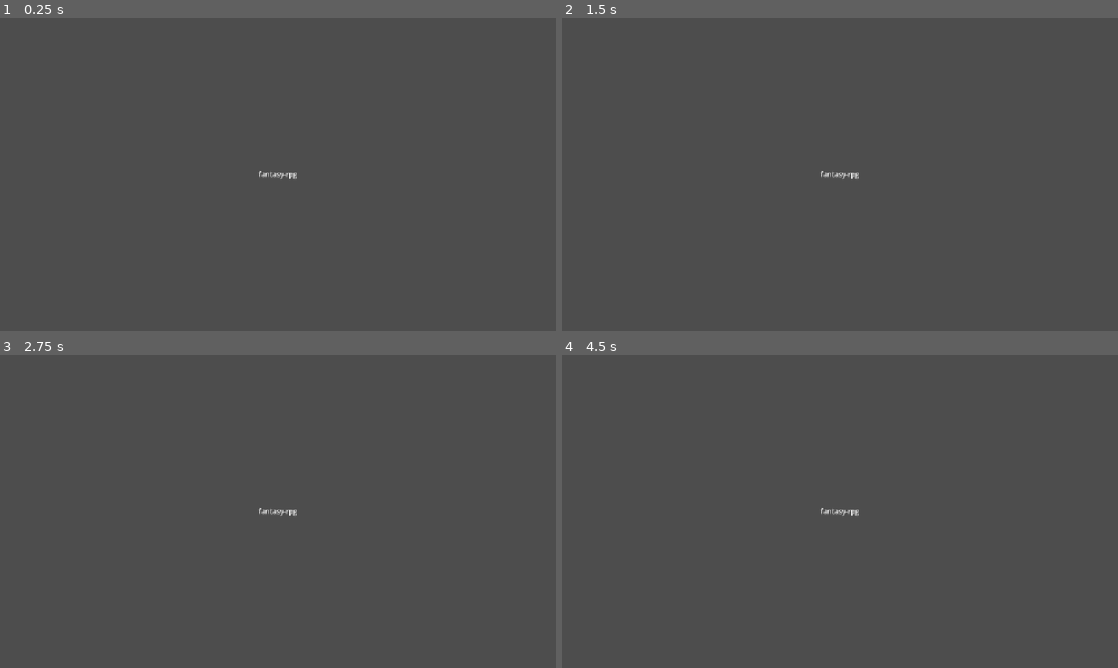
Above: before the commit, frames 1-4 (two rows, left to right).
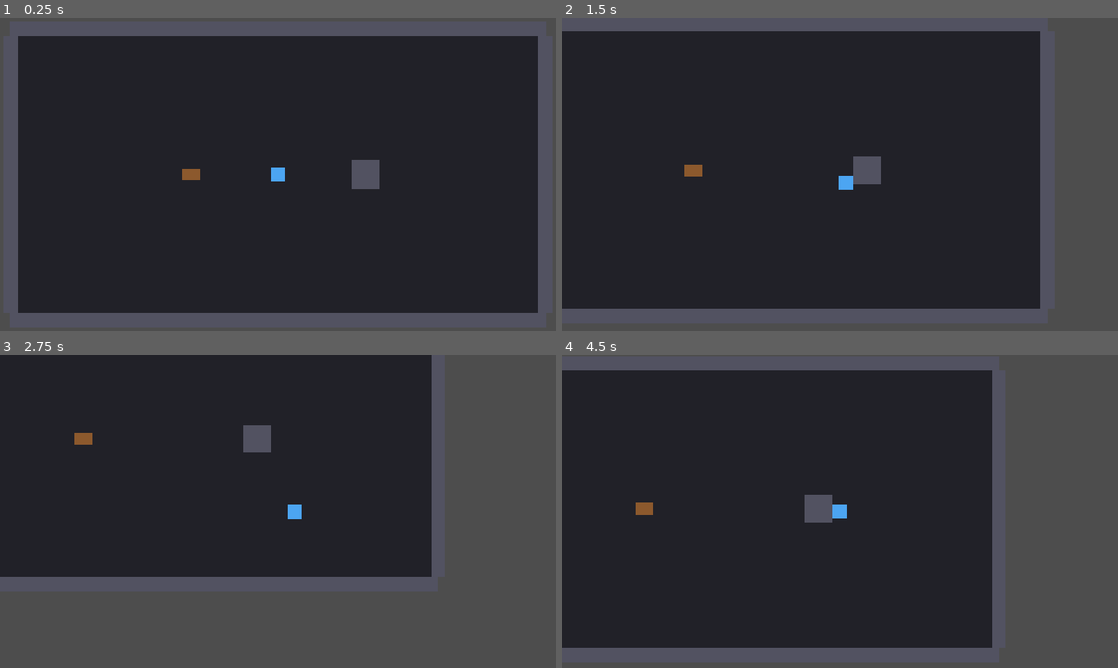
Above: after the commit, the same moments.

Repository: Fomiller/fantasy-rpg
Game: Godot game, scene res://scenes/main.tscn
Two runs of this game, one before a commit and one after it. Both use one fixed random seed, a clock stepped at 60 frames per second and the inputs below.
Inputs:
- Up to frame 1 (0.25 s): no input
- Up to frame 2 (1.5 s): tap Enter at 0.5 s; hold D (move_right, bound only after the commit) 0.53-1.28 s; tap E (interact, bound only after the commit) at 0.6, 1.35 s; hold S (move_down, bound only after the commit) from 1.28 s (still down)
- Up to frame 3 (2.75 s): release S (move_down, bound only after the commit) at 2.03 s; hold D (move_right, bound only after the commit) from 2.03 s (still down); tap E (interact, bound only after the commit) at 2.1 s
- Up to frame 4 (4.5 s): release D (move_right, bound only after the commit) at 2.78 s; hold W (move_up, bound only after the commit) 2.78-3.53 s; tap E (interact, bound only after the commit) at 2.85, 3.6, 4.35 s; hold A (move_left, bound only after the commit) from 3.53 s (still down)

The runs differ from the first frame. In frame 1, 82% of the frame differs, in the area x 3-97%, y 5-95%; in frame 2, 76%; in frame 3, 55%; in frame 4, 68%.

Commit message:
feat(FOM-92): top-down player controller with collision and interact
Co-Authored-By: Claude Opus 5.5 <noreply@anthropic.com>

Diff:
--- a/client/godot/project.godot
+++ b/client/godot/project.godot
@@ -24,3 +24,31 @@
 
 renderer/rendering_method="gl_compatibility"
 renderer/rendering_method.mobile="gl_compatibility"
+
+[input]
+
+move_up={
+"deadzone": 0.2,
+"events": [Object(InputEventKey,"resource_local_to_scene":false,"resource_name":"","device":-1,"window_id":0,"alt_pressed":false,"shift_pressed":false,"ctrl_pressed":false,"meta_pressed":false,"pressed":false,"keycode":0,"physical_keycode":87,"key_label":0,"unicode":0,"location":0,"echo":false,"script":null), Object(InputEventKey,"resource_local_to_scene":false,"resource_name":"","device":-1,"window_id":0,"alt_pressed":false,"shift_pressed":false,"ctrl_pressed":false,"meta_pressed":false,"pressed":false,"keycode":0,"physical_keycode":4194320,"key_label":0,"unicode":0,"location":0,"echo":false,"script":null)
+]
+}
+move_down={
+"deadzone": 0.2,
+"events": [Object(InputEventKey,"resource_local_to_scene":false,"resource_name":"","device":-1,"window_id":0,"alt_pressed":false,"shift_pressed":false,"ctrl_pressed":false,"meta_pressed":false,"pressed":false,"keycode":0,"physical_keycode":83,"key_label":0,"unicode":0,"location":0,"echo":false,"script":null), Object(InputEventKey,"resource_local_to_scene":false,"resource_name":"","device":-1,"window_id":0,"alt_pressed":false,"shift_pressed":false,"ctrl_pressed":false,"meta_pressed":false,"pressed":false,"keycode":0,"physical_keycode":4194322,"key_label":0,"unicode":0,"location":0,"echo":false,"script":null)
+]
+}
+move_left={
+"deadzone": 0.2,
+"events": [Object(InputEventKey,"resource_local_to_scene":false,"resource_name":"","device":-1,"window_id":0,"alt_pressed":false,"shift_pressed":false,"ctrl_pressed":false,"meta_pressed":false,"pressed":false,"keycode":0,"physical_keycode":65,"key_label":0,"unicode":0,"location":0,"echo":false,"script":null), Object(InputEventKey,"resource_local_to_scene":false,"resource_name":"","device":-1,"window_id":0,"alt_pressed":false,"shift_pressed":false,"ctrl_pressed":false,"meta_pressed":false,"pressed":false,"keycode":0,"physical_keycode":4194319,"key_label":0,"unicode":0,"location":0,"echo":false,"script":null)
+]
+}
+move_right={
+"deadzone": 0.2,
+"events": [Object(InputEventKey,"resource_local_to_scene":false,"resource_name":"","device":-1,"window_id":0,"alt_pressed":false,"shift_pressed":false,"ctrl_pressed":false,"meta_pressed":false,"pressed":false,"keycode":0,"physical_keycode":68,"key_label":0,"unicode":0,"location":0,"echo":false,"script":null), Object(InputEventKey,"resource_local_to_scene":false,"resource_name":"","device":-1,"window_id":0,"alt_pressed":false,"shift_pressed":false,"ctrl_pressed":false,"meta_pressed":false,"pressed":false,"keycode":0,"physical_keycode":4194321,"key_label":0,"unicode":0,"location":0,"echo":false,"script":null)
+]
+}
+interact={
+"deadzone": 0.2,
+"events": [Object(InputEventKey,"resource_local_to_scene":false,"resource_name":"","device":-1,"window_id":0,"alt_pressed":false,"shift_pressed":false,"ctrl_pressed":false,"meta_pressed":false,"pressed":false,"keycode":0,"physical_keycode":69,"key_label":0,"unicode":0,"location":0,"echo":false,"script":null)
+]
+}
--- /dev/null
+++ b/client/godot/scenes/chest.tscn
@@ -0,0 +1,16 @@
+[gd_scene load_steps=3 format=3]
+
+[ext_resource type="Script" path="res://scripts/chest.gd" id="1_chest"]
+
+[sub_resource type="RectangleShape2D" id="RectangleShape2D_chest"]
+size = Vector2(40, 28)
+
+[node name="Chest" type="StaticBody2D" groups=["interactable"]]
+script = ExtResource("1_chest")
+
+[node name="Body" type="Polygon2D" parent="."]
+color = Color(0.55, 0.35, 0.18, 1)
+polygon = PackedVector2Array(-20, -14, 20, -14, 20, 14, -20, 14)
+
+[node name="CollisionShape2D" type="CollisionShape2D" parent="."]
+shape = SubResource("RectangleShape2D_chest")
--- a/client/godot/scenes/main.tscn
+++ b/client/godot/scenes/main.tscn
@@ -1,16 +1,12 @@
-[gd_scene load_steps=2 format=3]
+[gd_scene load_steps=4 format=3]
 
 [ext_resource type="Script" path="res://scripts/main.gd" id="1_main"]
+[ext_resource type="PackedScene" path="res://scenes/test_room.tscn" id="2_room"]
+[ext_resource type="PackedScene" path="res://scenes/player.tscn" id="3_player"]
 
 [node name="Main" type="Node2D"]
 script = ExtResource("1_main")
 
-[node name="Camera2D" type="Camera2D" parent="."]
+[node name="TestRoom" parent="." instance=ExtResource("2_room")]
 
-[node name="Title" type="Label" parent="."]
-offset_left = -120.0
-offset_top = -12.0
-offset_right = 120.0
-offset_bottom = 12.0
-text = "fantasy-rpg"
-horizontal_alignment = 1
+[node name="Player" parent="." instance=ExtResource("3_player")]
--- /dev/null
+++ b/client/godot/scenes/player.tscn
@@ -0,0 +1,28 @@
+[gd_scene load_steps=4 format=3]
+
+[ext_resource type="Script" path="res://scripts/player.gd" id="1_player"]
+
+[sub_resource type="RectangleShape2D" id="RectangleShape2D_body"]
+size = Vector2(32, 32)
+
+[sub_resource type="CircleShape2D" id="CircleShape2D_interact"]
+radius = 48.0
+
+[node name="Player" type="CharacterBody2D"]
+motion_mode = 1
+script = ExtResource("1_player")
+
+[node name="Body" type="Polygon2D" parent="."]
+color = Color(0.3, 0.65, 0.95, 1)
+polygon = PackedVector2Array(-16, -16, 16, -16, 16, 16, -16, 16)
+
+[node name="CollisionShape2D" type="CollisionShape2D" parent="."]
+shape = SubResource("RectangleShape2D_body")
+
+[node name="InteractArea" type="Area2D" parent="."]
+
+[node name="CollisionShape2D" type="CollisionShape2D" parent="InteractArea"]
+shape = SubResource("CircleShape2D_interact")
+
+[node name="Camera2D" type="Camera2D" parent="."]
+position_smoothing_enabled = true
--- /dev/null
+++ b/client/godot/scenes/test_room.tscn
@@ -0,0 +1,32 @@
+[gd_scene load_steps=3 format=3]
+
+[ext_resource type="PackedScene" path="res://scenes/wall.tscn" id="1_wall"]
+[ext_resource type="PackedScene" path="res://scenes/chest.tscn" id="2_chest"]
+
+[node name="TestRoom" type="Node2D"]
+
+[node name="Floor" type="Polygon2D" parent="."]
+color = Color(0.13, 0.13, 0.16, 1)
+polygon = PackedVector2Array(-600, -320, 600, -320, 600, 320, -600, 320)
+
+[node name="WallTop" parent="." instance=ExtResource("1_wall")]
+position = Vector2(0, -336)
+size = Vector2(1232, 32)
+
+[node name="WallBottom" parent="." instance=ExtResource("1_wall")]
+position = Vector2(0, 336)
+size = Vector2(1232, 32)
+
+[node name="WallLeft" parent="." instance=ExtResource("1_wall")]
+position = Vector2(-616, 0)
+size = Vector2(32, 640)
+
+[node name="WallRight" parent="." instance=ExtResource("1_wall")]
+position = Vector2(616, 0)
+size = Vector2(32, 640)
+
+[node name="Pillar" parent="." instance=ExtResource("1_wall")]
+position = Vector2(200, 0)
+
+[node name="Chest" parent="." instance=ExtResource("2_chest")]
+position = Vector2(-200, 0)
--- /dev/null
+++ b/client/godot/scenes/wall.tscn
@@ -0,0 +1,8 @@
+[gd_scene load_steps=2 format=3]
+
+[ext_resource type="Script" path="res://scripts/wall.gd" id="1_wall"]
+
+[node name="Wall" type="StaticBody2D"]
+script = ExtResource("1_wall")
+
+[node name="CollisionShape2D" type="CollisionShape2D" parent="."]
--- /dev/null
+++ b/client/godot/scripts/chest.gd
@@ -0,0 +1,14 @@
+extends StaticBody2D
+
+signal opened
+
+var is_open := false
+
+
+func interact(_by: Node) -> void:
+	if is_open:
+		return
+	is_open = true
+	$Body.color = Color(0.85, 0.7, 0.2)
+	opened.emit()
+	print("chest opened")
--- /dev/null
+++ b/client/godot/scripts/player.gd
@@ -0,0 +1,44 @@
+class_name Player
+extends CharacterBody2D
+
+@export var max_speed := 220.0
+@export var acceleration := 1600.0
+@export var friction := 2000.0
+
+@onready var _interact_area: Area2D = $InteractArea
+
+
+func _physics_process(delta: float) -> void:
+	var direction := get_move_input()
+	if direction != Vector2.ZERO:
+		velocity = velocity.move_toward(direction * max_speed, acceleration * delta)
+	else:
+		velocity = velocity.move_toward(Vector2.ZERO, friction * delta)
+	move_and_slide()
+
+	if Input.is_action_just_pressed("interact"):
+		interact()
+
+
+# Kept apart from movement so it can become the MoveInput sent to the server.
+func get_move_input() -> Vector2:
+	return Input.get_vector("move_left", "move_right", "move_up", "move_down")
+
+
+func interact() -> void:
+	var target := _nearest_interactable()
+	if target:
+		target.interact(self)
+
+
+func _nearest_interactable() -> Node2D:
+	var nearest: Node2D = null
+	var nearest_distance := INF
+	for body in _interact_area.get_overlapping_bodies():
+		if not body.is_in_group("interactable"):
+			continue
+		var distance := global_position.distance_to(body.global_position)
+		if distance < nearest_distance:
+			nearest = body
+			nearest_distance = distance
+	return nearest
--- /dev/null
+++ b/client/godot/scripts/wall.gd
@@ -0,0 +1,27 @@
+@tool
+extends StaticBody2D
+
+@export var size := Vector2(64, 64):
+	set(value):
+		size = value
+		_update()
+
+@export var color := Color(0.32, 0.32, 0.38)
+
+
+func _ready() -> void:
+	_update()
+
+
+func _update() -> void:
+	# The setter also runs while the scene loads, before children exist.
+	if not is_node_ready():
+		return
+	var shape := RectangleShape2D.new()
+	shape.size = size
+	$CollisionShape2D.shape = shape
+	queue_redraw()
+
+
+func _draw() -> void:
+	draw_rect(Rect2(-size / 2, size), color)
--- /dev/null
+++ b/client/godot/tests/player_test.gd
@@ -0,0 +1,51 @@
+extends SceneTree
+
+var _failures := 0
+
+
+func _initialize() -> void:
+	_run.call_deferred()
+
+
+func _run() -> void:
+	var main: Node = load("res://scenes/main.tscn").instantiate()
+	root.add_child(main)
+	var player: Player = main.get_node("Player")
+	var chest: Node = main.get_node("TestRoom/Chest")
+	await _frames(2)
+
+	_check(InputMap.has_action("move_right") and InputMap.has_action("interact"), "input actions exist")
+
+	Input.action_press("move_right")
+	await _frames(4)
+	_check(player.velocity.x > 0.0 and player.velocity.x < player.max_speed, "player accelerates instead of jumping to full speed")
+	await _frames(116)
+	Input.action_release("move_right")
+
+	# The pillar's left edge is x=168 and the player is 32 wide, so it stops near x=152.
+	_check(player.position.x > 140.0 and player.position.x < 153.0, "pillar stops the player (x=%.1f)" % player.position.x)
+
+	await _frames(30)
+	_check(player.velocity.is_zero_approx(), "player stops when input is released")
+
+	player.position = Vector2(-160, 0)
+	await _frames(2)
+	Input.action_press("interact")
+	await _frames(1)
+	Input.action_release("interact")
+	await _frames(1)
+	_check(chest.is_open, "interact opens the nearby chest")
+
+	print("player_test: %s" % ("PASS" if _failures == 0 else "FAIL (%d)" % _failures))
+	quit(1 if _failures > 0 else 0)
+
+
+func _frames(count: int) -> void:
+	for i in count:
+		await physics_frame
+
+
+func _check(ok: bool, name: String) -> void:
+	print("%s %s" % ["ok  " if ok else "FAIL", name])
+	if not ok:
+		_failures += 1
Not shown, added: client/godot/scripts/chest.gd.uid
Not shown, added: client/godot/scripts/player.gd.uid
Not shown, added: client/godot/scripts/wall.gd.uid
Not shown, added: client/godot/tests/player_test.gd.uid
Not shown, changed: README.md
Not shown, changed: justfile
Not shown, changed: repo.nix
